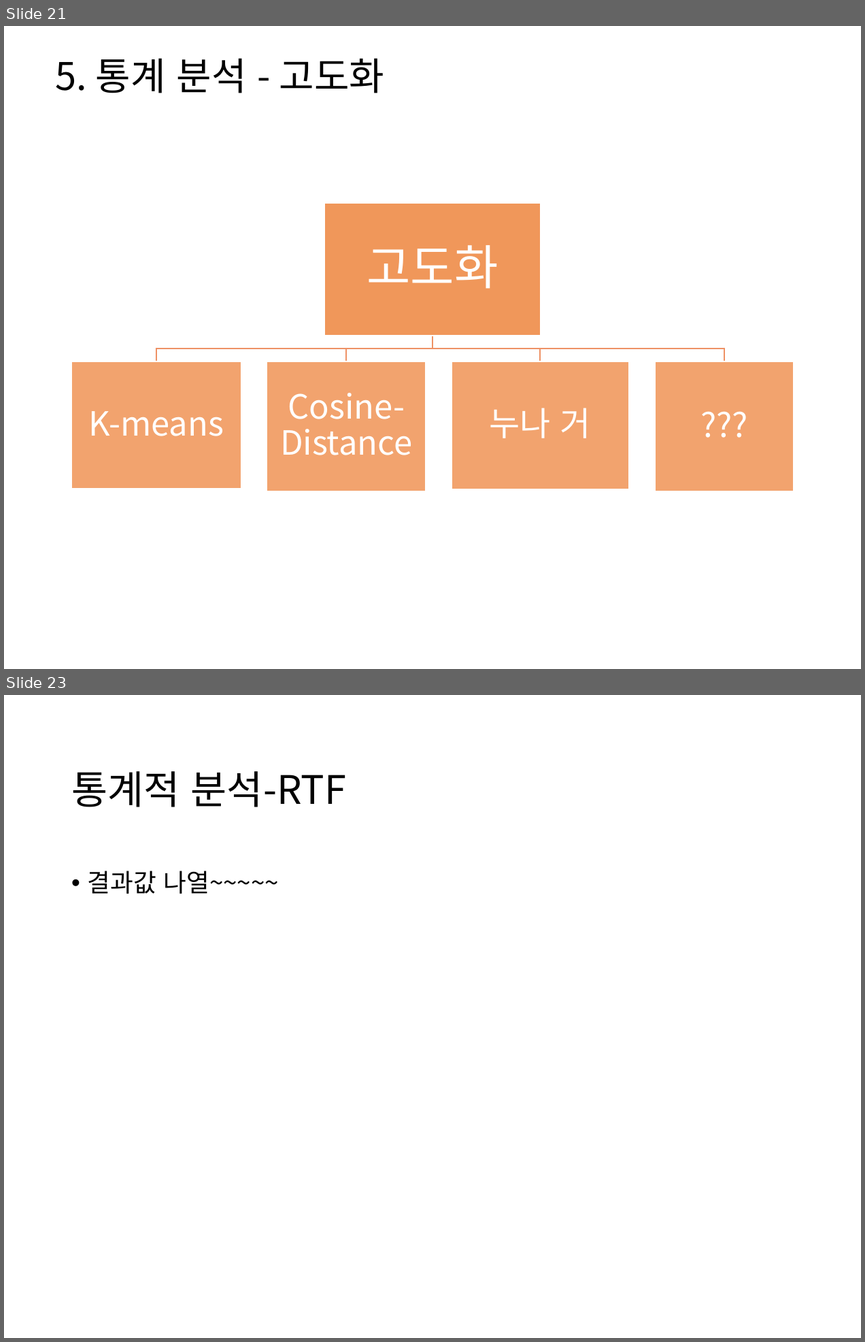
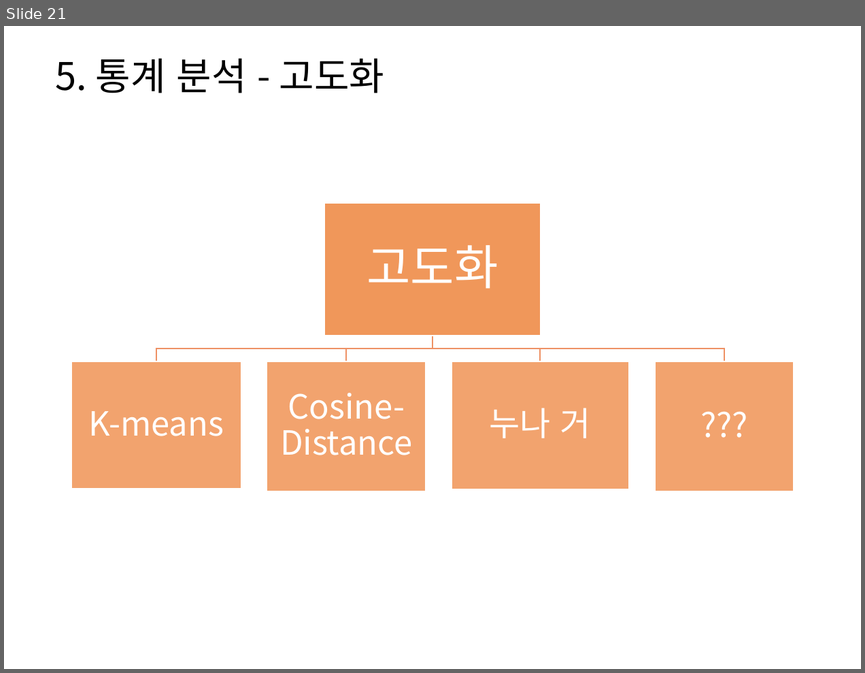
Before and after one commit to HaYongdae/issuewhatshow, a slide deck: doc/최종 PPT.pptx. Shown one above the other, each under a label of ours: slides 21 and 23 before the commit, slide 21 after it; the slides between them are not shown. The pictures are 865x1342 and 865x673 pixels, drawn with LibreOffice and Linux fonts; fonts in the diff are those of the drawing. Boxes give left, top, right and bottom in pixels: in the first picture for what was removed or moved away, otherwise in the second. Text is boxed around its words. In the diff, an @@ line names an element or a change of style, - is before the commit and + after.

```diff
--- a/doc/최종 PPT.pptx
+++ b/doc/최종 PPT.pptx
@@ slide 23 removed at bbox=[4, 695, 861, 1338], background #FFFFFF @@
@@ title removed at bbox=[71, 771, 347, 807] @@
-통계적 분석-RTF
@@ text removed at bbox=[88, 870, 279, 894] @@
-• 결과값 나열~~~~~
```
Also in this commit, not shown: 8 slides changed, 10 slides added, 3 other slides removed.
